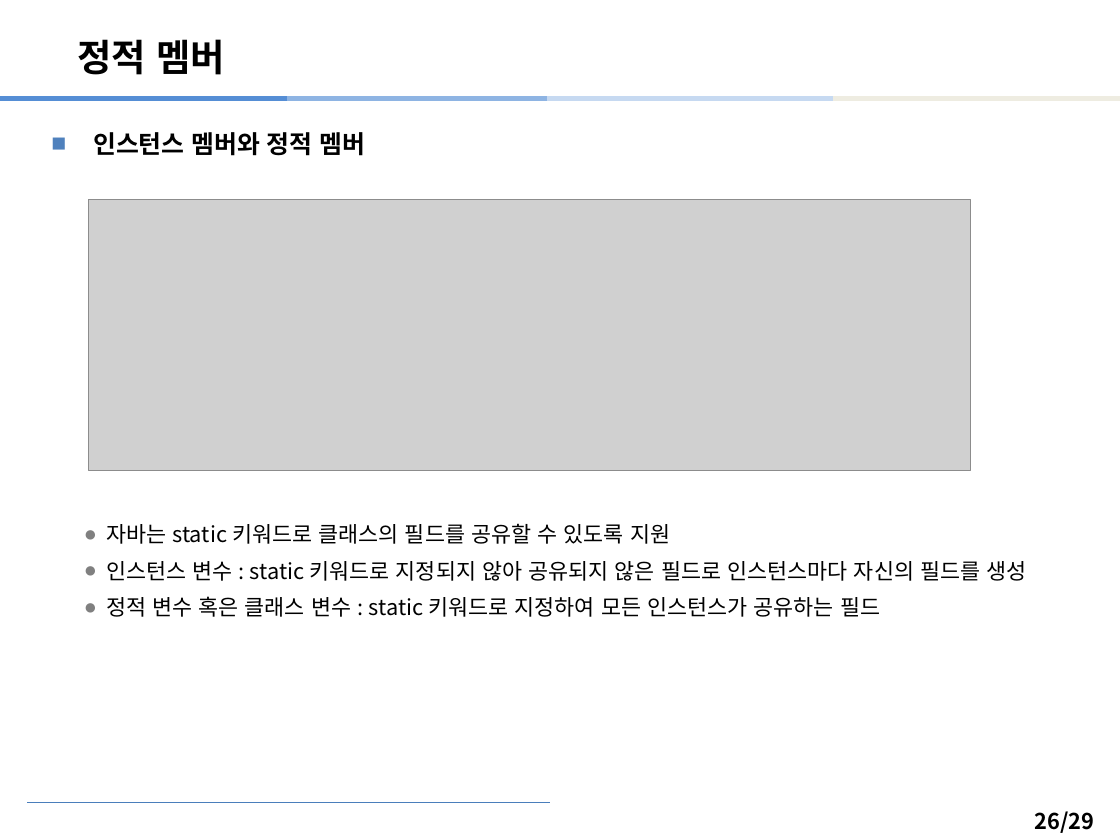
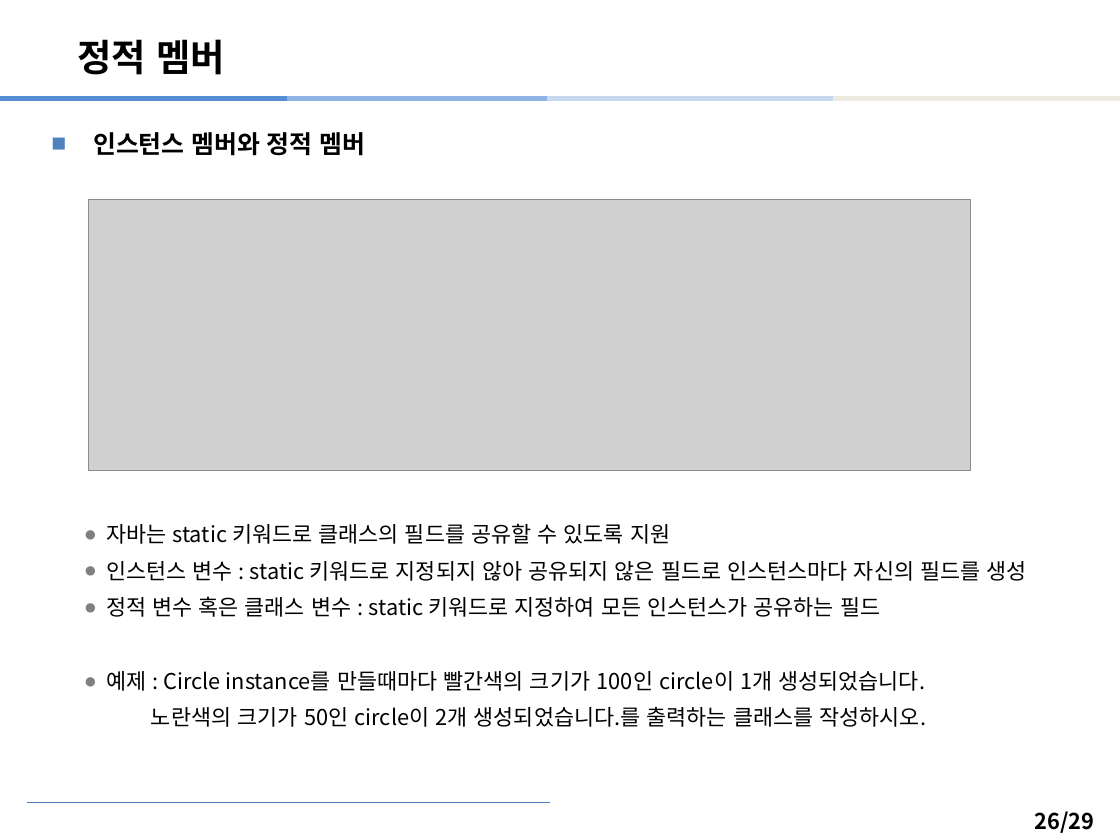
Before and after one commit to bkpark71/easyjava, a slide deck: slide 26 of 04.객체지향_수정.pptx. Drawn at 1120x840 pixels with LibreOffice and Linux fonts; fonts in the diff are those of the drawing; grey boxes stand for pictures; background and template pictures are left out. Boxes give left, top, right and bottom in pixels: in the first picture for what was removed or moved away, otherwise in the second. Text is boxed around its words. In the diff, an @@ line names an element or a change of style, - is before the commit and + after.

```diff
--- a/04.객체지향_수정.pptx
+++ b/04.객체지향_수정.pptx
@@ text at [106,671,927,727]: paragraphs added @@
+  ● 예제 : Circle instance를 만들때마다 빨간색의 크기가 100인 circle이 1개 생성되었습니다.
+  노란색의 크기가 50인 circle이 2개 생성되었습니다.를 출력하는 클래스를 작성하시오.
```
Also in this commit, not shown: 1 slide added, 1 other file.
